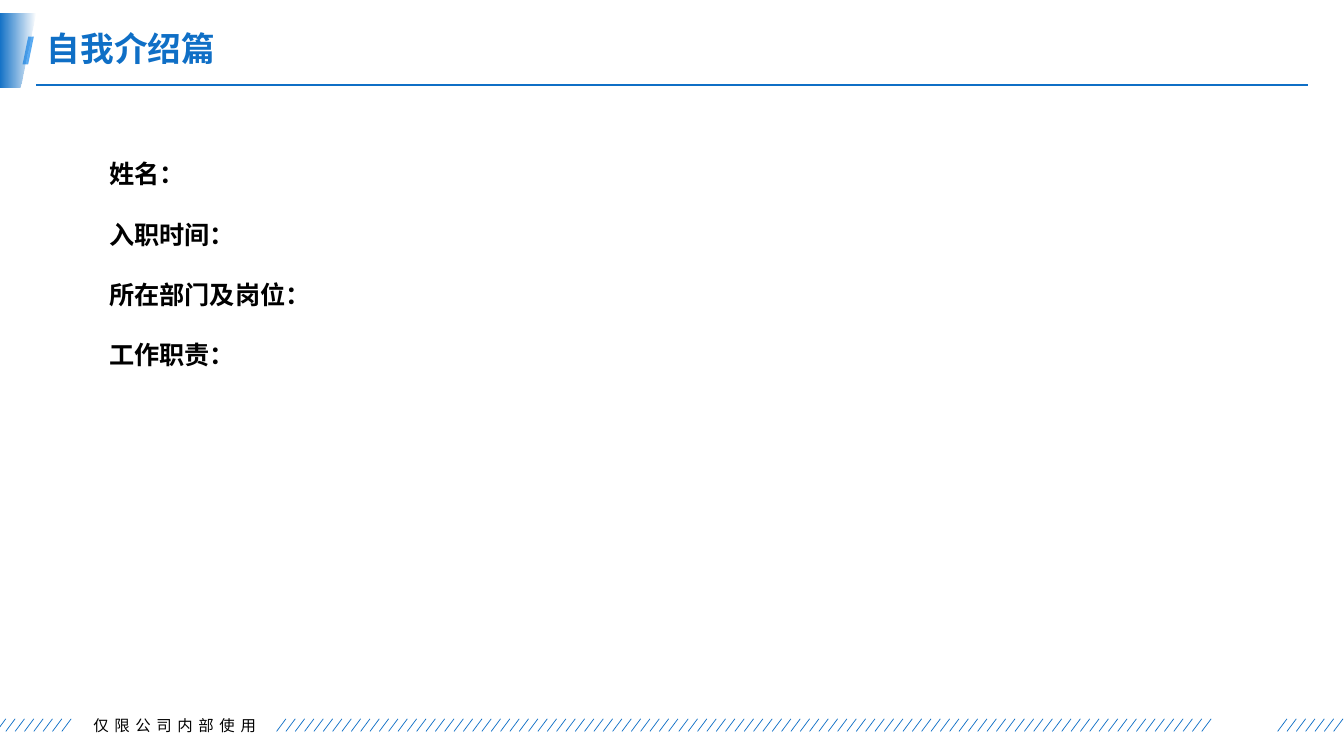
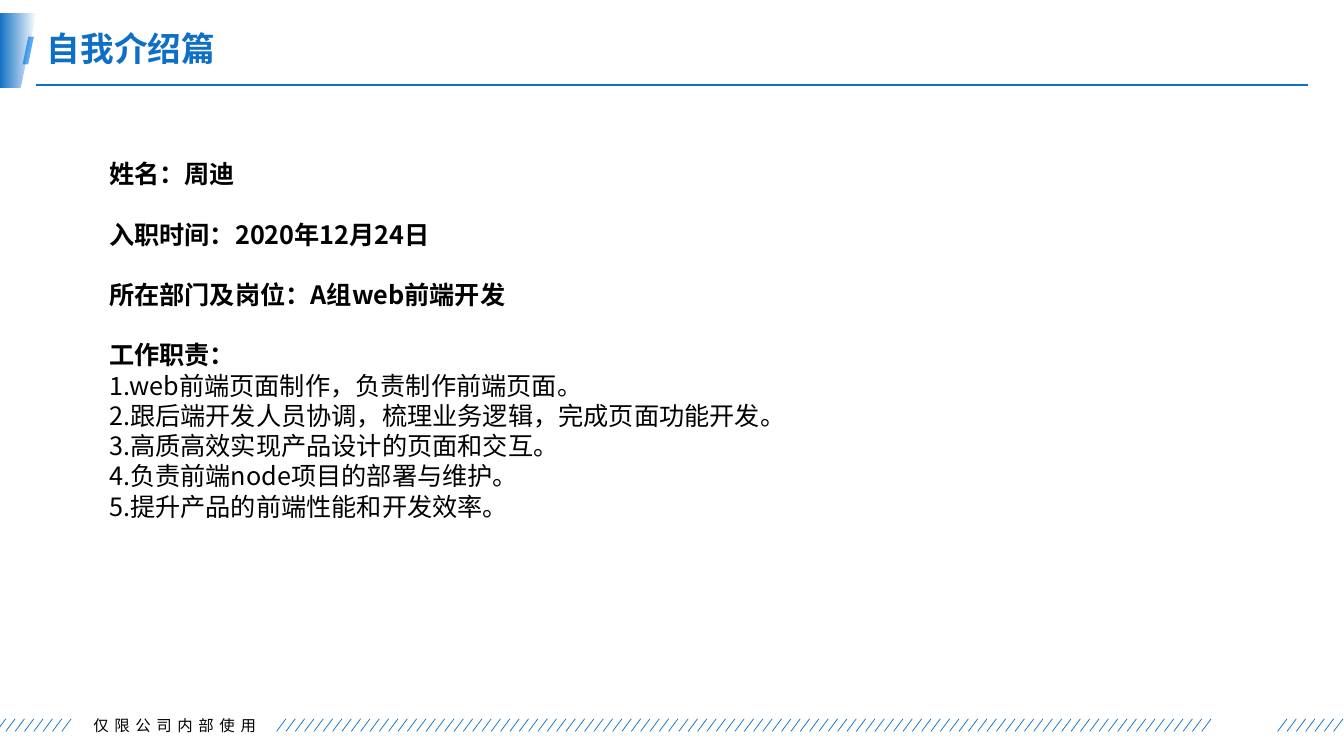
Before and after one commit to itsumi33/zongjie, a slide deck: slide 4 of 123456.pptx. Drawn at 1344x756 pixels with LibreOffice and Linux fonts; fonts in the diff are those of the drawing; background and template pictures are left out. Boxes give left, top, right and bottom in pixels: in the first picture for what was removed or moved away, otherwise in the second. Text is boxed around its words. In the diff, an @@ line names an element or a change of style, - is before the commit and + after.

```diff
--- a/123456.pptx
+++ b/123456.pptx
@@ text at <box>109,161,505,307</box>: text changed @@
-姓名：
-入职时间：
-所在部门及岗位：
+姓名：周迪
+入职时间：2020年12月24日
+所在部门及岗位：A组web前端开发
@@ text at <box>109,373,785,518</box>: paragraphs added @@
+1.web前端页面制作，负责制作前端页面。
+2.跟后端开发人员协调，梳理业务逻辑，完成页面功能开发。
+3.高质高效实现产品设计的页面和交互。
+4.负责前端node项目的部署与维护。
+5.提升产品的前端性能和开发效率。
```
Also in this commit, not shown: 6 other slides changed.
